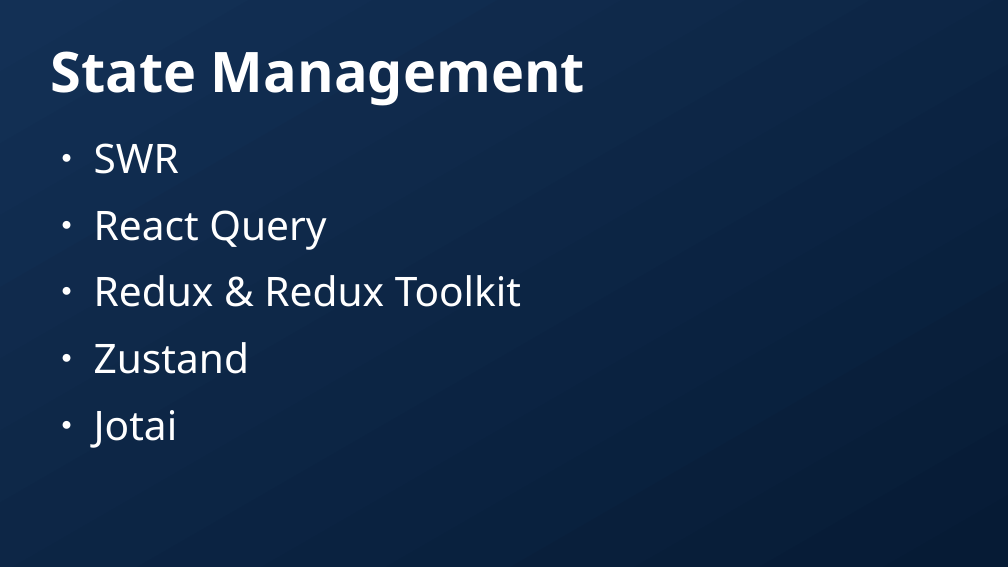
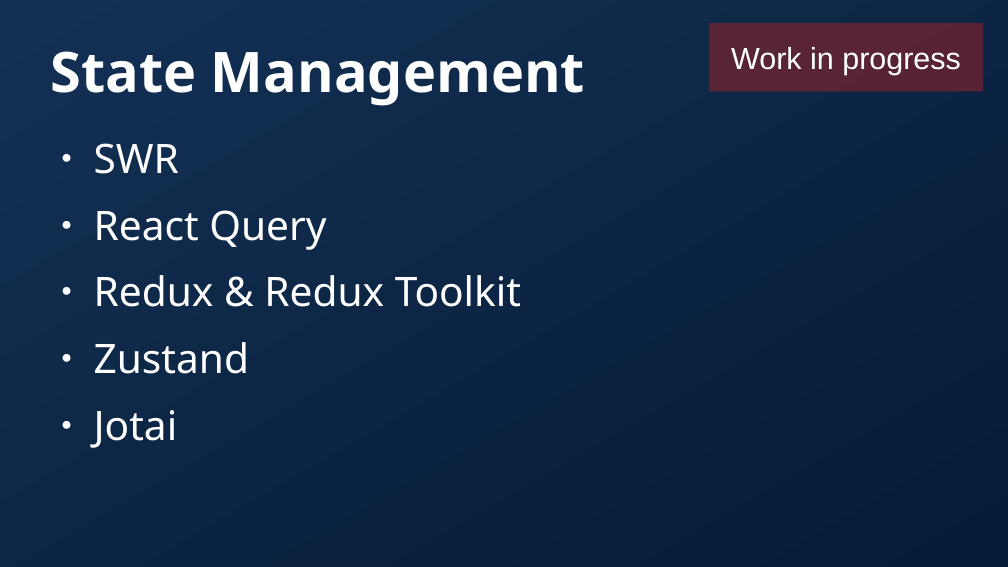
Before and after one commit to dytrws/dytrws, a slide deck: slide 66 of public/slides.odp (slide 64 before the commit). Drawn at 1008x567 pixels with LibreOffice and Linux fonts; fonts in the diff are those of the drawing; background and template pictures are left out. Boxes give left, top, right and bottom in pixels: in the first picture for what was removed or moved away, otherwise in the second. Text is boxed around its words. In the diff, an @@ line names an element or a change of style, - is before the commit and + after.

```diff
--- a/public/slides.odp
+++ b/public/slides.odp
@@ rectangle added at [709,23,983,91], fill #C9211E at 40% opacity, 24 pt, text #FFFFFF @@
+Work in progress
```
Also in this commit, not shown: 28 other slides changed, 6 slides added, 4 slides removed, 2 other files.
